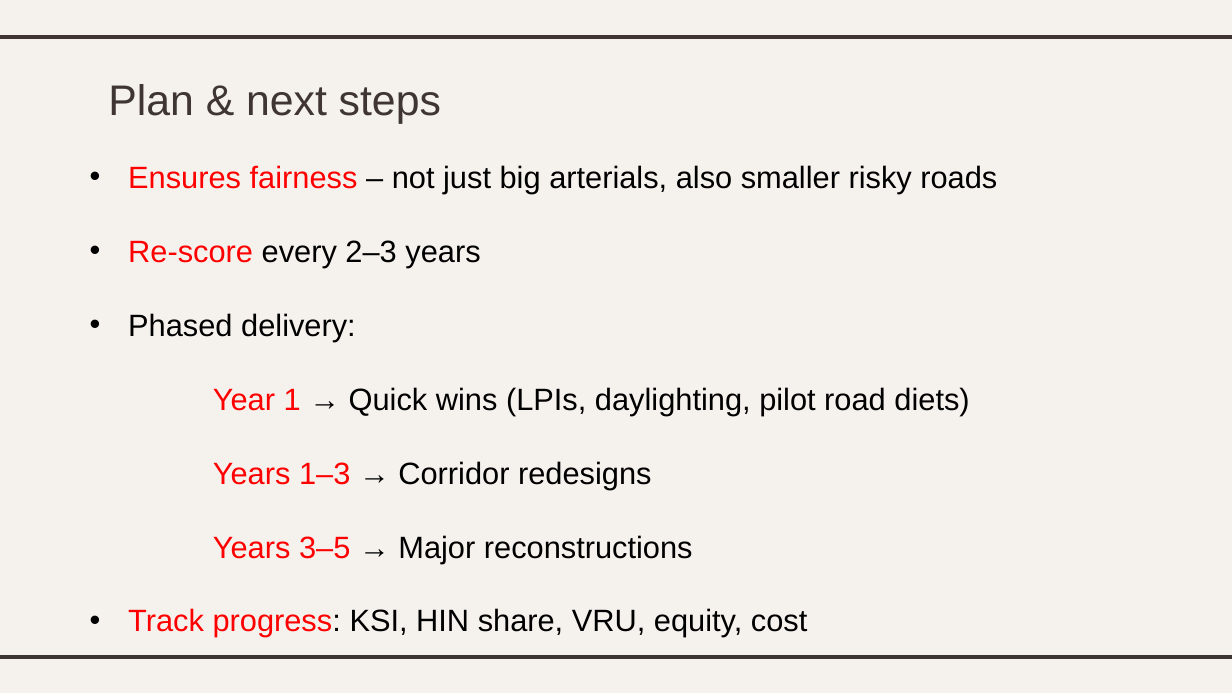
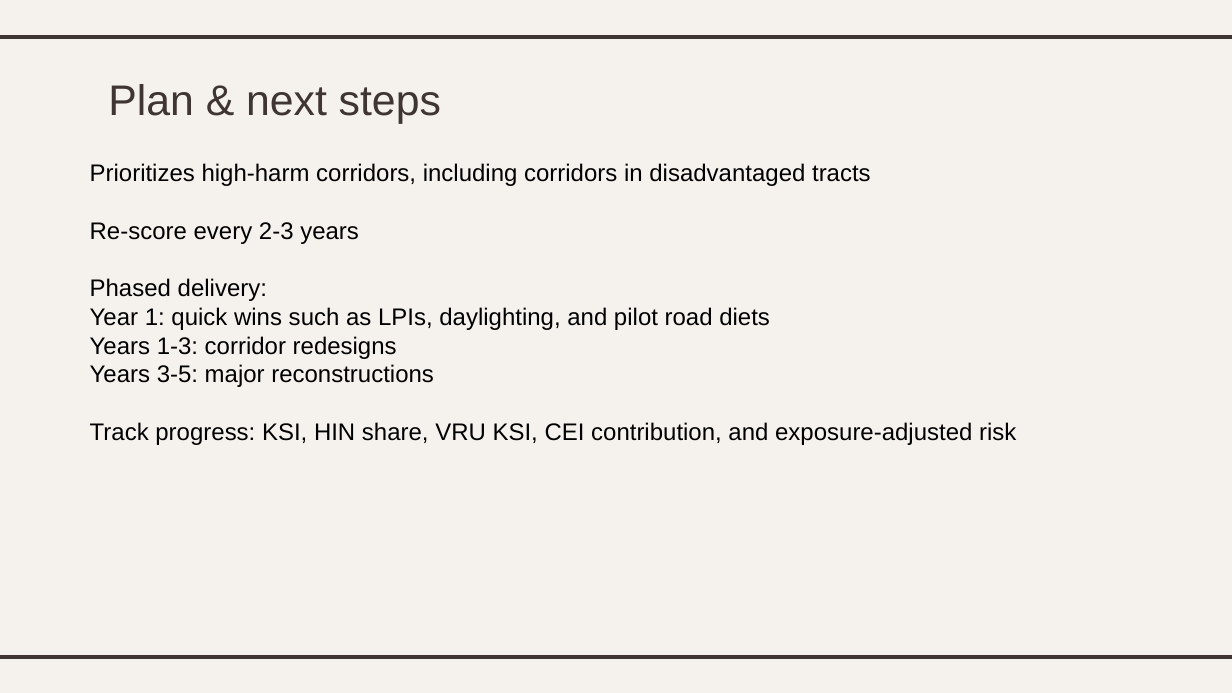
Before and after one commit to dtarek41/montgomery-crash-safety-capstone, a slide deck: slide 26 of deliverables/montgomery_crash_safety_presentation.pptx. Drawn at 1232x693 pixels with LibreOffice and Linux fonts; fonts in the diff are those of the drawing. Boxes give left, top, right and bottom in pixels: in the first picture for what was removed or moved away, otherwise in the second. Text is boxed around its words. In the diff, an @@ line names an element or a change of style, - is before the commit and + after.

```diff
--- a/deliverables/montgomery_crash_safety_presentation.pptx
+++ b/deliverables/montgomery_crash_safety_presentation.pptx
@@ text at box(90, 163, 871, 244): text changed; size 18 to 14 pt @@
-• Ensures fairness – not just big arterials, also smaller risky roads
-• Re-score every 2–3 years
+Prioritizes high-harm corridors, including corridors in disadvantaged tracts
+Re-score every 2-3 years
@@ text at box(90, 278, 267, 301): size 18 to 14 pt in "Phased delivery:"; bullet • to none @@
@@ text at box(90, 307, 1016, 445): text changed; size 18 to 14 pt @@
-  Year 1 → Quick wins (LPIs, daylighting, pilot road diets)
-Years 1–3 → Corridor redesigns
-Years 3–5 → Major reconstructions
-• Track progress: KSI, HIN share, VRU, equity, cost
+Year 1: quick wins such as LPIs, daylighting, and pilot road diets
+Years 1-3: corridor redesigns
+Years 3-5: major reconstructions
+Track progress: KSI, HIN share, VRU KSI, CEI contribution, and exposure-adjusted risk
```
Also in this commit, not shown: 12 other slides changed, 2 slides added, 2 slides removed, 31 other files.
